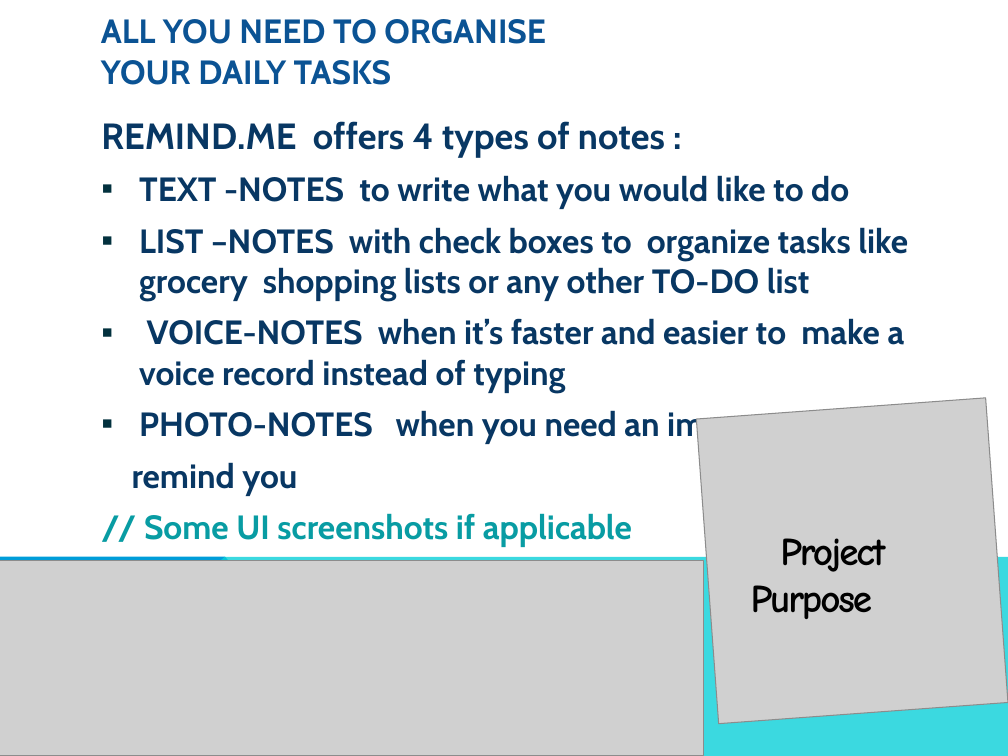
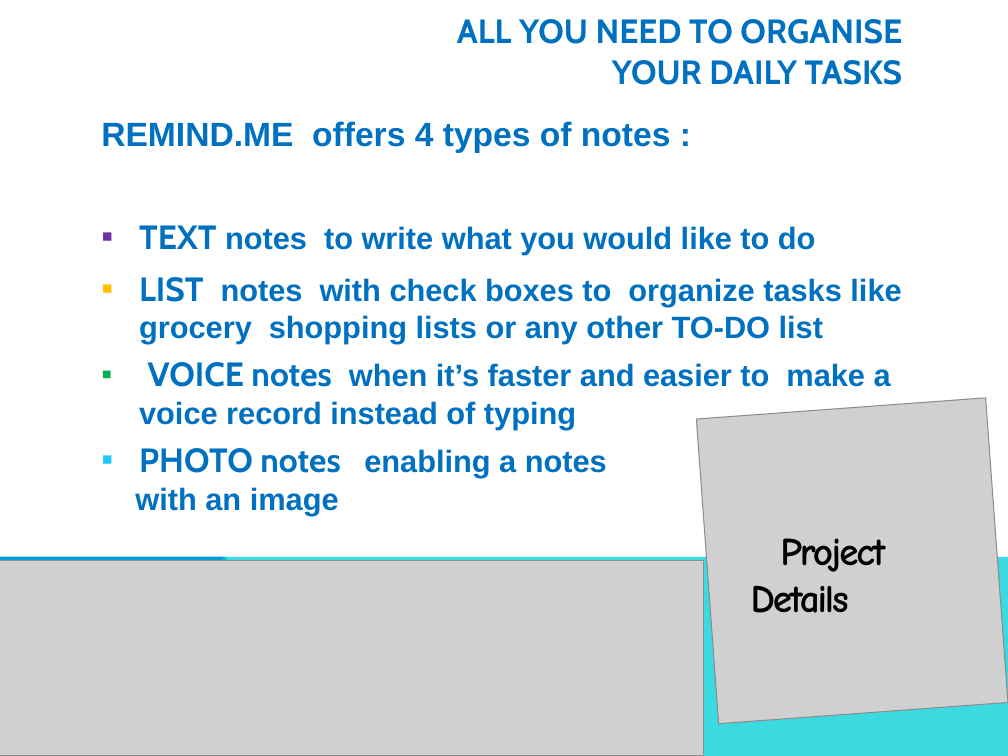
Before and after one commit to Desislava-A/REMINDmeApp, a slide deck: slide 3 of TheVisionTeam--OOP-Remind-me--project-09072018.pptx. Drawn at 1008x756 pixels with LibreOffice and Linux fonts; fonts in the diff are those of the drawing; grey boxes stand for pictures. Boxes give left, top, right and bottom in pixels: in the first picture for what was removed or moved away, otherwise in the second. Text is boxed around its words. In the diff, an @@ line names an element or a change of style, - is before the commit and + after.

```diff
--- a/TheVisionTeam--OOP-Remind-me--project-09072018.pptx
+++ b/TheVisionTeam--OOP-Remind-me--project-09072018.pptx
@@ title "ALL YOU NEED TO ORGANISE ..." at (457, 19, 903, 85): text colour #0B5394 to #0070C0; alignment left to right @@
@@ text at (101, 121, 671, 153): size 26 to 24 pt, font Cabin to Arial, text colour #083763 to #0070C0 in "REMIND.ME offers 4 types of notes :" @@
@@ text at (135, 225, 901, 515): text changed; size 24 to 22 pt; font Cabin to Arial; text colour #083763 to #0070C0 @@
-▪ TEXT -NOTES to write what you would like to do
-▪ LIST –NOTES with check boxes to organize tasks like grocery shopping lists or any other TO-DO list
-▪ VOICE-NOTES when it’s faster and easier to make a voice record instead of typing
-▪ PHOTO-NOTES when you need an image to
-remind you
-// Some UI screenshots if applicable
+▪ TEXT notes to write what you would like to do
+▪ LIST notes with check boxes to organize tasks like grocery shopping lists or any other TO-DO list
+▪ VOICE notes when it’s faster and easier to make a voice record instead of typing
+▪ PHOTO notes enabling a notes
+with an image
@@ text at (751, 585, 849, 613): text changed @@
-Purpose
+Details
```
Also in this commit, not shown: 5 other slides changed, 2 slides added, 30 other files.
